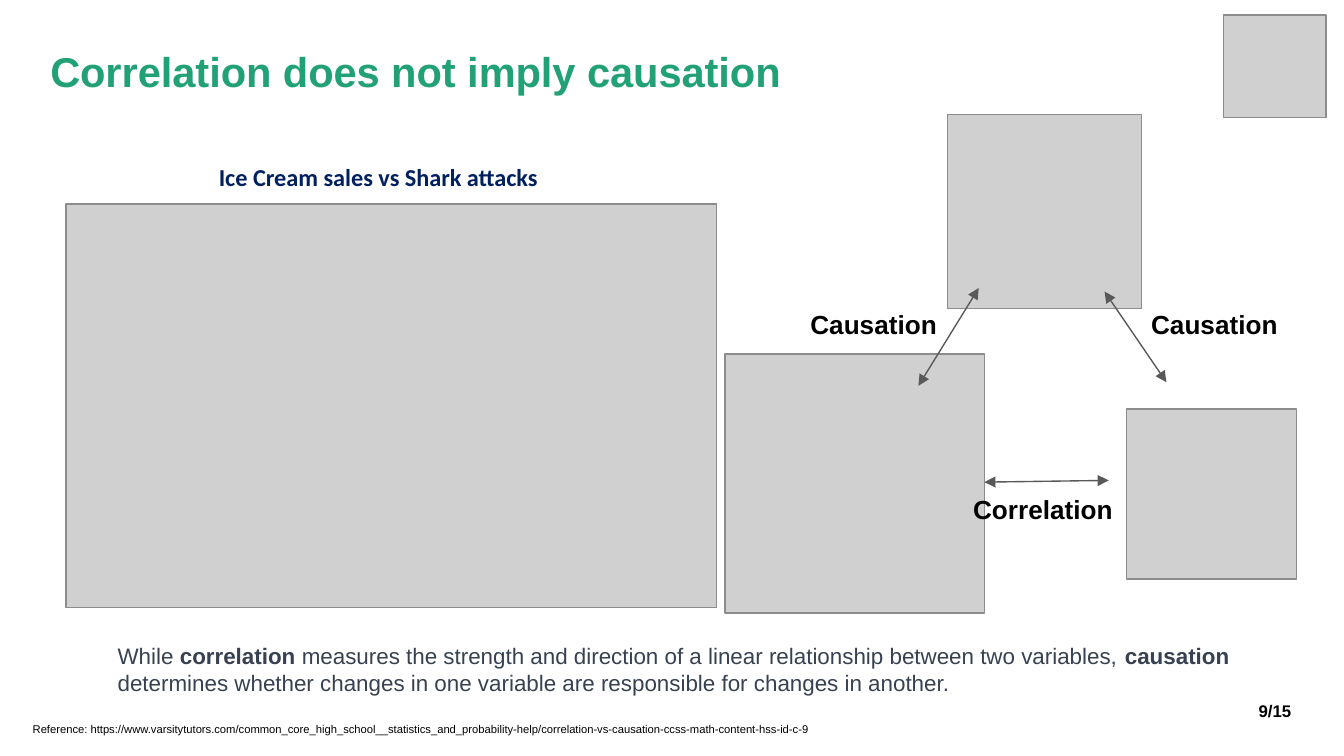
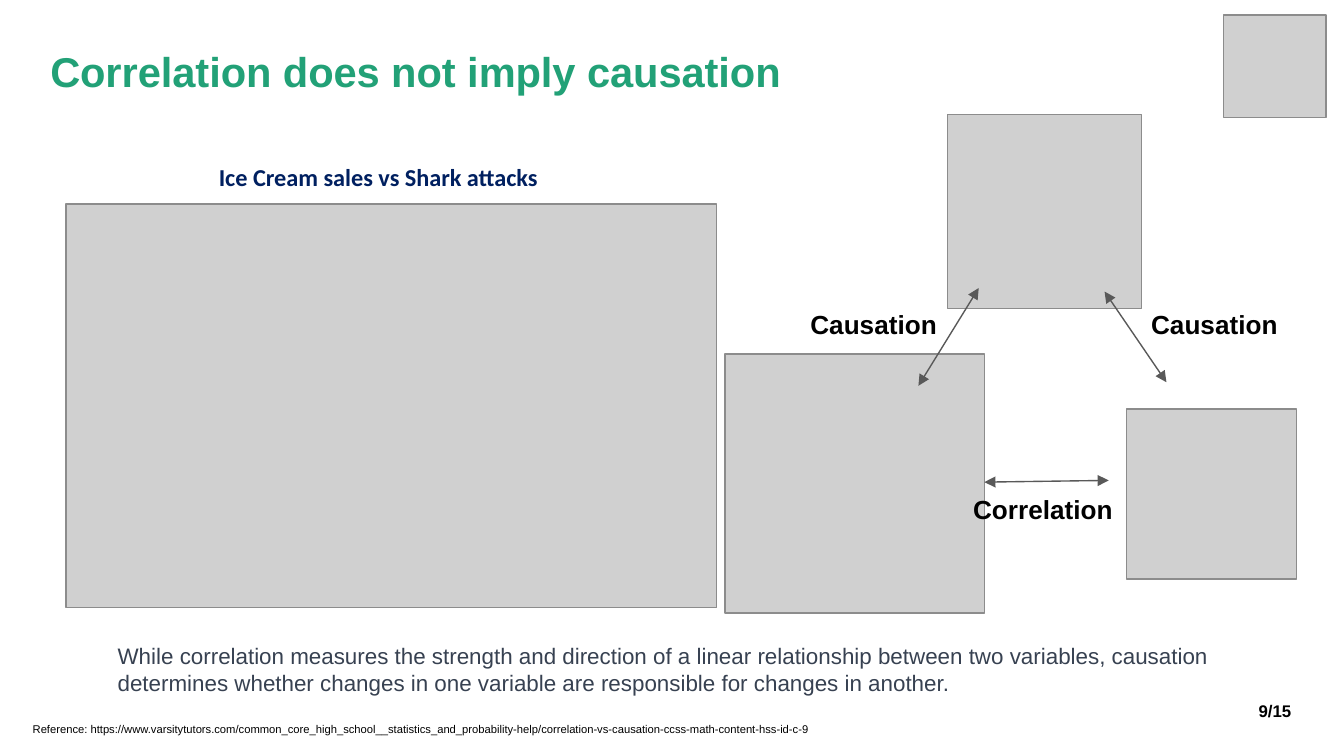
Before and after one commit to Shagun-25/Linear_Regression_Presentation, a slide deck: slide 13 of LR Presentation.pptx. Drawn at 1344x756 pixels with LibreOffice and Linux fonts; fonts in the diff are those of the drawing; grey boxes stand for pictures. Boxes give left, top, right and bottom in pixels: in the first picture for what was removed or moved away, otherwise in the second. Text is boxed around its words. In the diff, an @@ line names an element or a change of style, - is before the commit and + after.

Commit message:
Linear Regression: A Practical Perspective

```diff
--- a/LR Presentation.pptx
+++ b/LR Presentation.pptx
@@ text "While correlation measures the strength ..." at bbox=[118, 647, 1208, 696]: bold off in "correlation causation" @@
```
Also in this commit, not shown: 3 other slides changed.
